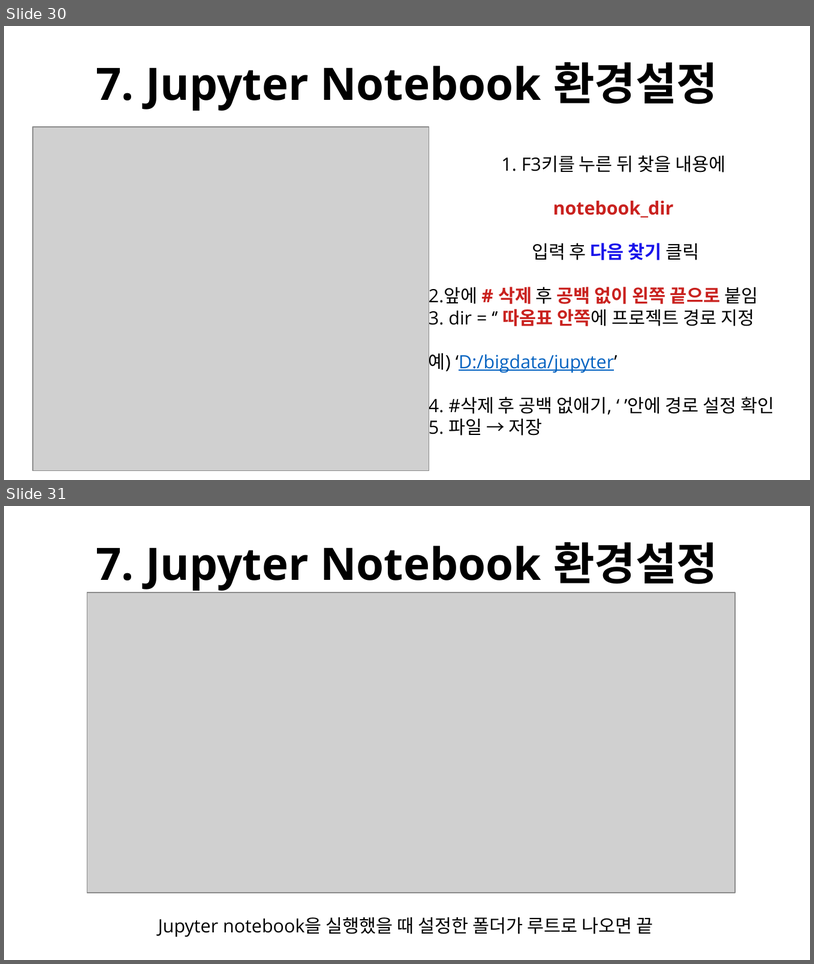
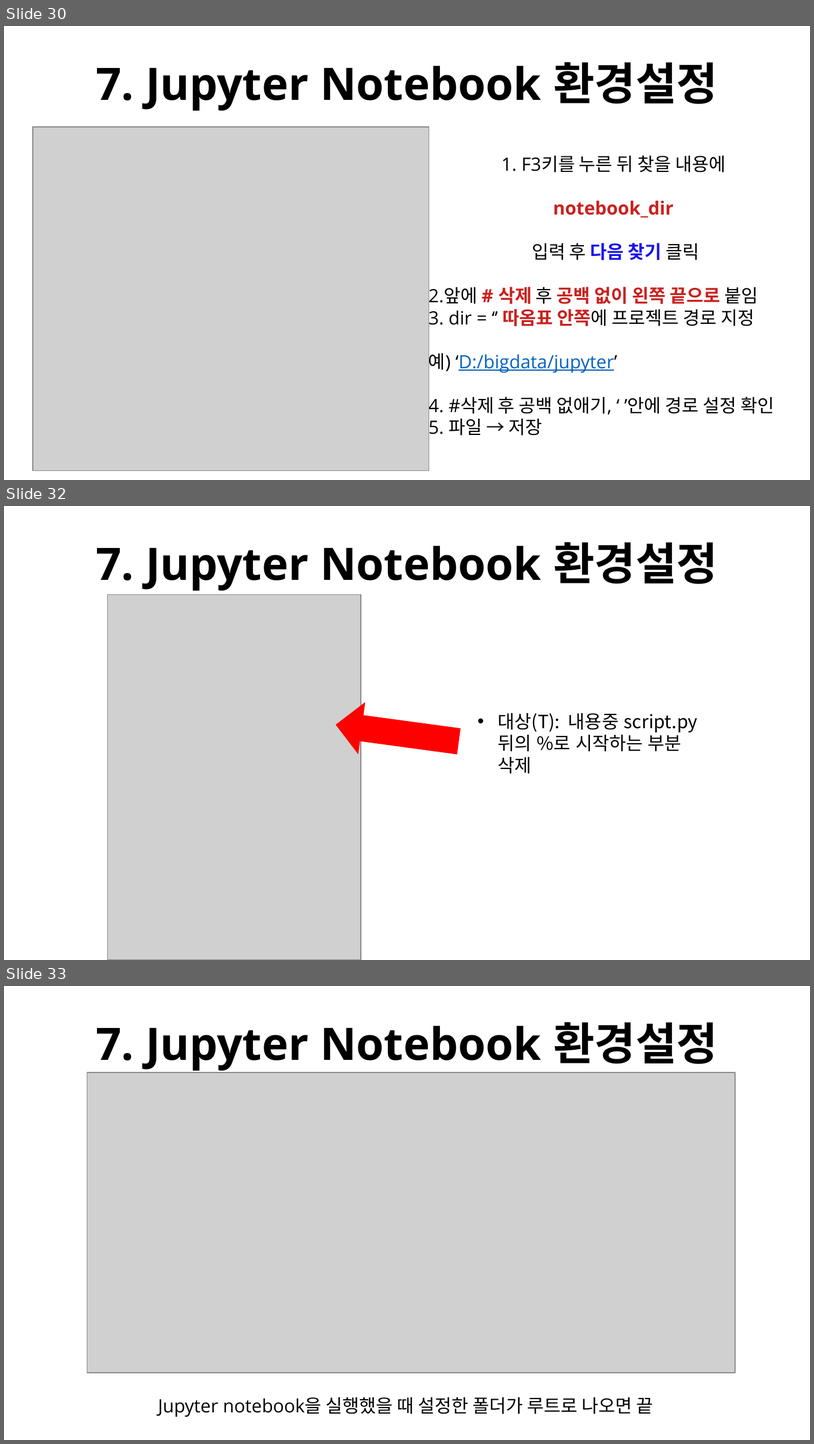
Before and after one commit to haram4th/KSA, a slide deck: 아나콘다_주피터노트북 설치 및 설정.pptx. Shown one above the other, each under a label of ours: slides 30 and 31 before the commit, slides 30, 32 and 33 after it; the slides between them are not shown. The pictures are 814x964 and 814x1444 pixels, drawn with LibreOffice and Linux fonts; fonts in the diff are those of the drawing; grey boxes stand for pictures. Boxes give left, top, right and bottom in pixels: in the first picture for what was removed or moved away, otherwise in the second. Text is boxed around its words. In the diff, an @@ line names an element or a change of style, - is before the commit and + after.

```diff
--- a/아나콘다_주피터노트북 설치 및 설정.pptx
+++ b/아나콘다_주피터노트북 설치 및 설정.pptx
@@ slide 32 added at [4,506,810,960], background #FFFFFF @@
@@ title added at [96,542,718,591], 44 pt, text #000000, bold @@
+7. Jupyter Notebook 환경설정
@@ picture added at [107,595,361,960] @@
@@ down arrow added at [333,699,463,767], fill #FF0000 @@
@@ text added at [498,712,698,774], 18 pt, text #000000 @@
+• 대상(T): 내용중 script.py 뒤의 %로 시작하는 부분 삭제
@@ what was slide 31 is now slide 33 @@
```
Also in this commit, not shown: 1 slide changed, 1 other slide added.
